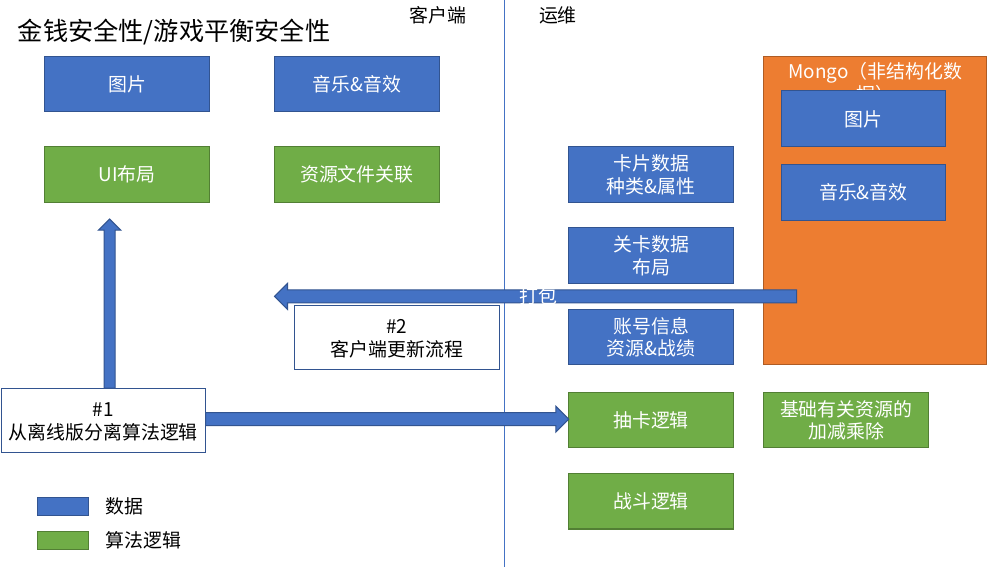
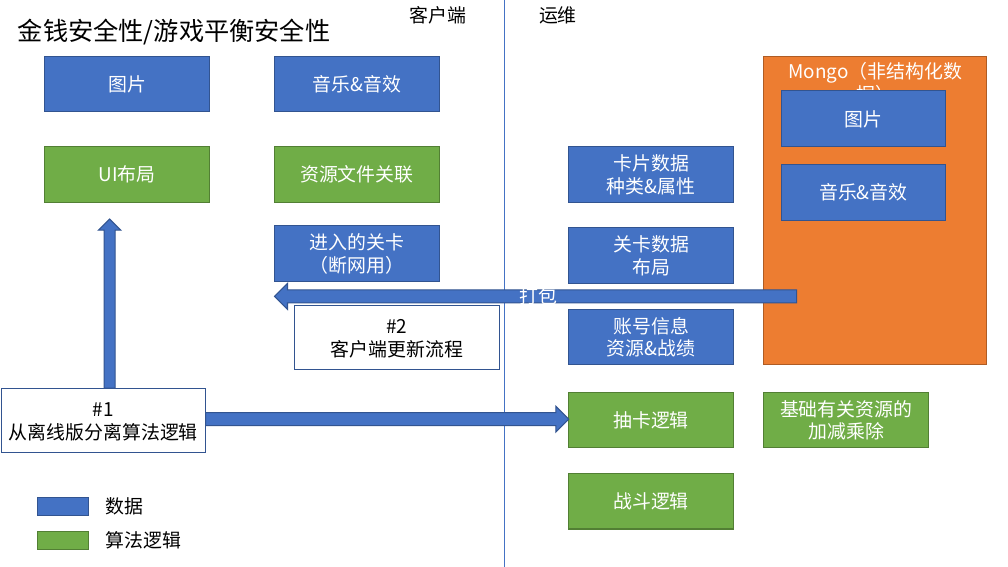
Before and after one commit to bluelaserpointer/CardGame, a slide deck: slide 17 of plan/抽卡手游.pptx. Drawn at 1008x567 pixels with LibreOffice and Linux fonts; fonts in the diff are those of the drawing. Boxes give left, top, right and bottom in pixels: in the first picture for what was removed or moved away, otherwise in the second. Text is boxed around its words. In the diff, an @@ line names an element or a change of style, - is before the commit and + after.

```diff
--- a/plan/抽卡手游.pptx
+++ b/plan/抽卡手游.pptx
@@ rectangle added at (x1=274, y1=226, x2=439, y2=282), fill #4472C4, outline #325491 1 pt, 18 pt, text #FFFFFF @@
+进入的关卡
+（断网用）
```
Also in this commit, not shown: 3 slides added, 1 other file.
